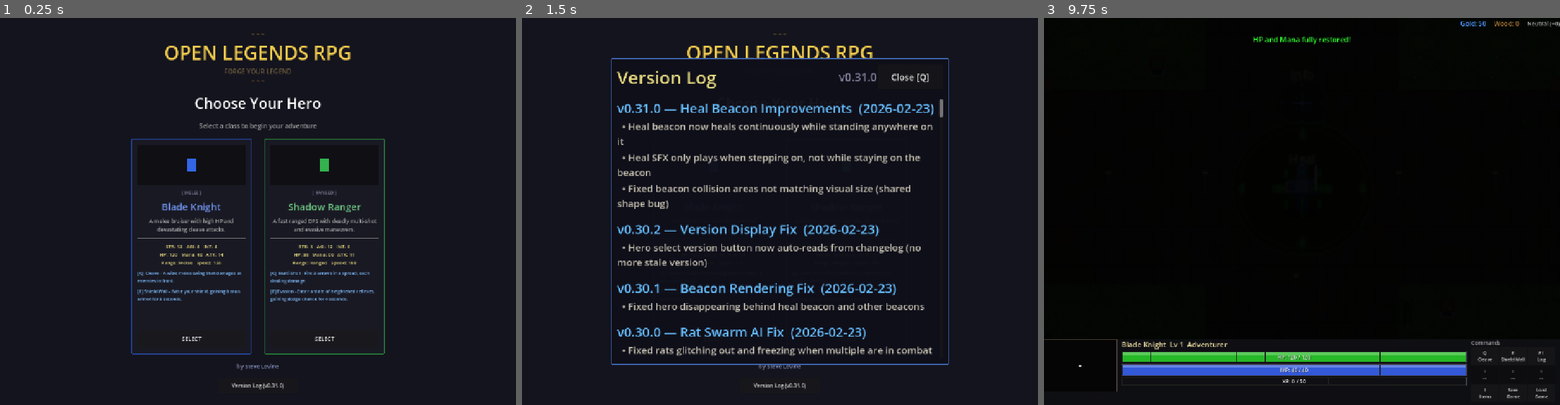
Above: before the commit, frames 1-3 (left to right).
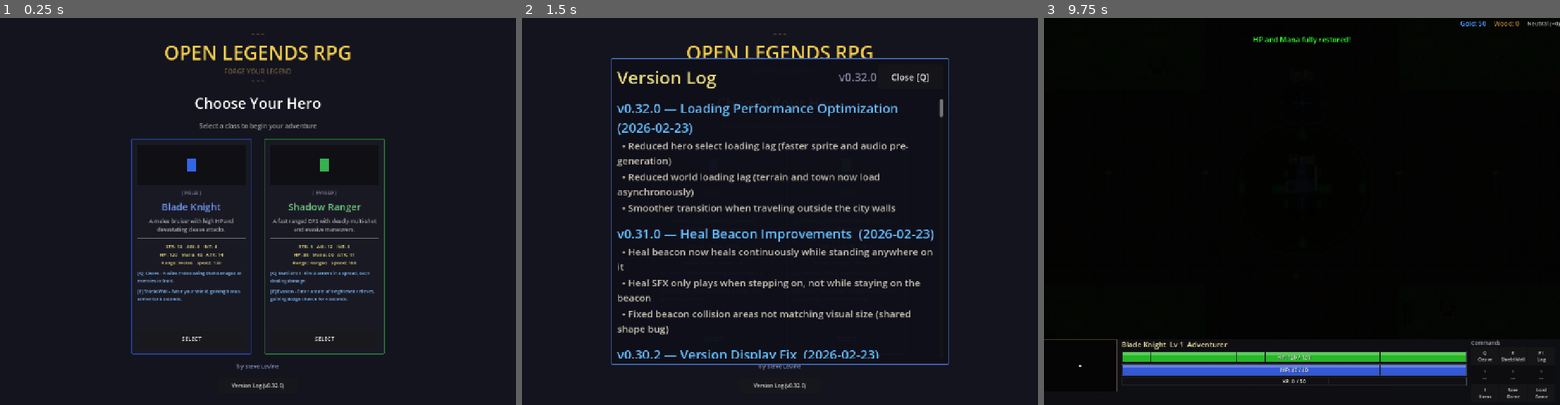
Above: after the commit, the same moments.

Repository: slxny/legends-open-rpg
Game: Godot game, scene res://scenes/main.tscn
Same seed, same stepped clock (60 frames per second), same inputs: the game is played once before the commit and once after it.
Inputs (mouse positions are in pixels of both pictures, inside the frame that each line leads up to):
- Up to frame 1 (0.25 s): no input
- Up to frame 2 (1.5 s): click "Version Log (v0.31.0)" (after the commit: "Version Log (v0.32.0)") at 0.5 s; click "SELECT" at 1.25 s
- Up to frame 3 (9.75 s): click "SELECT" at 2 s; tap Enter at 2.75, 4.25, 5.75 s; move the mouse to (1415, 192) at 2.77 s; hold D (move_right) 2.78-3.5 s; hold Q (ability_1) 2.78-3.5 s; click (1415, 192) at 2.92 s; tap Space (attack) at 3.5, 6.5 s; drag from (1198, 230) to (1276, 288) at 3.52 s; move the mouse to (1353, 126) at 4.27 s; hold D (move_right) 4.28-5 s; hold Space (attack) 4.28-5 s; drag from (1276, 288) to (1147, 153) at 5.02 s; move the mouse to (1456, 269) at 5.77 s; hold A (move_left) 5.78-6.5 s; tap 1 at 5.85 s; drag from (1147, 153) to (1224, 114) at 6.52 s; move the mouse to (1327, 211) at 7.27 s; hold S (move_down) 7.28-8 s; tap 3 at 7.35 s; click (1327, 211) at 7.42 s; drag from (1224, 114) to (1198, 230) at 8.02 s; move the mouse to (1415, 192) at 8.77 s; hold W (move_up) 8.78-9.5 s; hold Q (ability_1) 8.78-9.5 s; drag from (1198, 230) to (1276, 288) at 9.52 s

The runs differ from the first frame. In frame 1, less than 0.1% of the frame differs, in the area x 53-54%, y 94-96%; in frame 2, 11%, in the area x 18-82%, y 14-96%; in frame 3, nothing differs.

Commit message:
Optimize loading performance for hero select and world entry
- SpriteGenerator batch: 3→10 sprites per frame (pre-gen finishes
  ~3x faster during hero select)
- AudioManager SFX batch: 3→8 per frame (finishes ~2.5x faster)
- Terrain generation: now async with yields every 30 nodes instead
  of blocking the main thread for 100+ Sprite2D creations
- Town generation: now async with yields after walls and torches
- Decoration batch size: 80→200 nodes per frame (finishes in fewer
  frames with less total elapsed time)
- Harvestable tree batch: 20→40 per frame

These changes reduce the total frame stalls during hero select load
and the world entry transition.

https://claude.ai/code/session_01RB2AePYndL1D9uWqcKmGGR

Diff:
--- a/scenes/ui/changelog_dialog.gd
+++ b/scenes/ui/changelog_dialog.gd
@@ -9,9 +9,19 @@
 var _is_visible: bool = false
 var _is_mobile: bool = false
 
-const GAME_VERSION := "v0.31.0"
+const GAME_VERSION := "v0.32.0"
 
 const CHANGELOG: Array[Dictionary] = [
+	{
+		"version": "v0.32.0",
+		"title": "Loading Performance Optimization",
+		"date": "2026-02-23",
+		"entries": [
+			"Reduced hero select loading lag (faster sprite and audio pre-generation)",
+			"Reduced world loading lag (terrain and town now load asynchronously)",
+			"Smoother transition when traveling outside the city walls",
+		]
+	},
 	{
 		"version": "v0.31.0",
 		"title": "Heal Beacon Improvements",
--- a/scenes/world/regions/havens_rest.gd
+++ b/scenes/world/regions/havens_rest.gd
@@ -84,8 +84,8 @@
 
 	_wave_rng.seed = 42
 
-	_generate_terrain()
-	_generate_town()
+	_generate_terrain_async()
+	_generate_town_async()
 	_generate_decorations_async()
 	_generate_harvestable_trees_async()
 
@@ -219,7 +219,10 @@
 # TERRAIN: Tiled ground textures for SC:BW look
 # ============================================================
 
-func _generate_terrain() -> void:
+func _generate_terrain_async() -> void:
+	var _batch: int = 0
+	const BATCH: int = 30
+
 	# Main jungle ground — single Sprite2D with texture repeat covering the expanded map
 	var ground_sprite = Sprite2D.new()
 	ground_sprite.texture = SpriteGenerator.get_texture("ground_jungle")
@@ -246,32 +249,33 @@
 	add_child(town_stone)
 
 	# Green grass quadrants overlaid on stone (the uncovered stone forms paths)
-	# NW quadrant
 	_add_grass_quad(Vector2(-460, -360), Vector2(380, 280))
-	# NE quadrant
 	_add_grass_quad(Vector2(80, -360), Vector2(380, 280))
-	# SW quadrant
 	_add_grass_quad(Vector2(-460, 80), Vector2(380, 280))
-	# SE quadrant
 	_add_grass_quad(Vector2(80, 80), Vector2(380, 280))
+
+	await get_tree().process_frame
 
 	# Dark creep ground patches near each camp
 	for camp_pos in _camp_positions:
 		_add_creep_ground(camp_pos, randf_range(140, 200))
+		_batch += 1
+		if _batch >= BATCH:
+			_batch = 0
+			await get_tree().process_frame
 
 	# --- Large terrain variation overlays: tinted blobs that break up repetition ---
 	var blob_rng = RandomNumberGenerator.new()
 	blob_rng.seed = 777
-	# Variety of earth/green tints that blend naturally with jungle ground
 	var blob_tints = [
-		Color(0.15, 0.25, 0.1, 1.0),  # Darker green (dense canopy)
-		Color(0.12, 0.22, 0.08, 1.0), # Deep moss
-		Color(0.2, 0.3, 0.12, 1.0),   # Lighter clearing
-		Color(0.18, 0.15, 0.08, 1.0), # Brown-earth
-		Color(0.1, 0.2, 0.15, 1.0),   # Blue-green (damp area)
-		Color(0.22, 0.2, 0.1, 1.0),   # Dry patch
-		Color(0.08, 0.18, 0.06, 1.0), # Very dark (shadow)
-		Color(0.16, 0.28, 0.1, 1.0),  # Bright grass
+		Color(0.15, 0.25, 0.1, 1.0),
+		Color(0.12, 0.22, 0.08, 1.0),
+		Color(0.2, 0.3, 0.12, 1.0),
+		Color(0.18, 0.15, 0.08, 1.0),
+		Color(0.1, 0.2, 0.15, 1.0),
+		Color(0.22, 0.2, 0.1, 1.0),
+		Color(0.08, 0.18, 0.06, 1.0),
+		Color(0.16, 0.28, 0.1, 1.0),
 	]
 	for _i in range(45):
 		var pos = Vector2(blob_rng.randf_range(-5800, 5800), blob_rng.randf_range(-4300, 4300))
@@ -287,6 +291,10 @@
 		blob.modulate = blob_tints[blob_rng.randi() % blob_tints.size()]
 		blob.z_index = -9
 		add_child(blob)
+		_batch += 1
+		if _batch >= BATCH:
+			_batch = 0
+			await get_tree().process_frame
 
 	# Scattered dirt patches across the expanded map
 	var rng = RandomNumberGenerator.new()
@@ -295,6 +303,10 @@
 		var pos = Vector2(rng.randf_range(-5700, 5700), rng.randf_range(-4200, 4200))
 		if pos.length() > 550:  # Avoid town area
 			_add_dirt_ground_patch(pos)
+			_batch += 1
+			if _batch >= BATCH:
+				_batch = 0
+				await get_tree().process_frame
 
 func _add_creep_ground(center: Vector2, radius: float) -> void:
 	# Multiple overlapping dark ground sprites to form organic creep shape
@@ -337,7 +349,7 @@
 # TOWN: Structured buildings, walls, and decorations
 # ============================================================
 
-func _generate_town() -> void:
+func _generate_town_async() -> void:
 	var town = $Decorations  # Reuse deco layer for z-sorting
 
 	# ---- Town walls / ramparts around perimeter ----
@@ -348,7 +360,6 @@
 	for wx in range(-460, 461, 42):
 		_add_town_building(town, Vector2(wx, 370), "town_wall_h")
 	# West wall segments (skip gate area around y=0)
-	# Rotate the horizontal wall sprite 90° so the wall runs vertically
 	for wy in range(-360, 361, 42):
 		if abs(wy) > 60:
 			_add_town_wall_rotated(town, Vector2(-480, wy), -PI / 2.0)
@@ -356,6 +367,8 @@
 	for wy in range(-360, 361, 42):
 		if abs(wy) > 60:
 			_add_town_wall_rotated(town, Vector2(460, wy), PI / 2.0)
+
+	await get_tree().process_frame
 
 	# ---- Watch towers at 4 corners ----
 	_add_town_building(town, Vector2(-460, -370), "watch_tower")
@@ -388,11 +401,12 @@
 		if abs(wy) > 50:  # Skip gate openings
 			_add_wall_torch(town, Vector2(-475, wy))  # West wall
 			_add_wall_torch(town, Vector2(455, wy))    # East wall
-	# Gate entrance torches — flanking both sides of each gate
 	_add_wall_torch(town, Vector2(-475, -55))
 	_add_wall_torch(town, Vector2(-475, 55))
 	_add_wall_torch(town, Vector2(455, -55))
 	_add_wall_torch(town, Vector2(455, 55))
+
+	await get_tree().process_frame
 
 	# ---- Lamp posts along the main roads ----
 	for lx in [-160, -80, 80, 160]:
@@ -524,7 +538,7 @@
 func _generate_decorations_async() -> void:
 	var deco_layer = $Decorations
 	var _nodes_this_frame: int = 0
-	const BATCH_SIZE: int = 80  # Yield after this many nodes to keep frames smooth
+	const BATCH_SIZE: int = 200  # Larger batches to finish loading faster
 
 	# ---- Border trees: double-row along all 4 walls (wider spacing for perf) ----
 	for x in range(-5950, 5951, 90):
@@ -869,7 +883,7 @@
 					tree_size = 2
 			_spawn_harvestable_tree(tree_layer, pos, tree_size)
 			_htree_count += 1
-			if _htree_count >= 20:
+			if _htree_count >= 40:
 				_htree_count = 0
 				await get_tree().process_frame
 
--- a/scripts/autoloads/audio_manager.gd
+++ b/scripts/autoloads/audio_manager.gd
@@ -234,7 +234,7 @@
 			continue
 		_ensure_sfx(sfx_name)
 		batch += 1
-		if batch >= 3:
+		if batch >= 8:
 			batch = 0
 			await get_tree().process_frame
 
--- a/scripts/autoloads/sprite_generator.gd
+++ b/scripts/autoloads/sprite_generator.gd
@@ -26,7 +26,7 @@
 ## select screen so everything is cached before the world loads.
 func _pregenerate_async() -> void:
 	var batch: int = 0
-	const PER_FRAME: int = 3  # Keep batches small to avoid frame hitches
+	const PER_FRAME: int = 10  # Larger batches to finish pre-gen faster
 	for sprite_name in _all_sprite_names():
 		if textures.has(sprite_name):
 			continue
